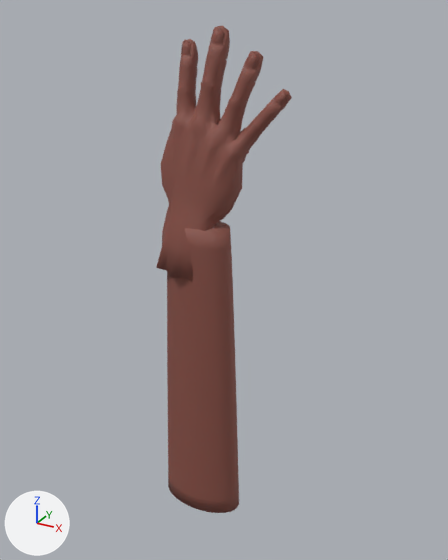
What one commit did to the Blender file public/models/source/hand-rig.blend.
Camera for both pictures: a camera (50 mm lens) standing at (226.0, -431.0, 82.0) and looking at (-9.0, -5.0, -131.0). Every picture has the same lights, and +X, +Y and +Z are marked at lower left. The first picture is the older version.

Names of what the first picture shows: 'Hand'.
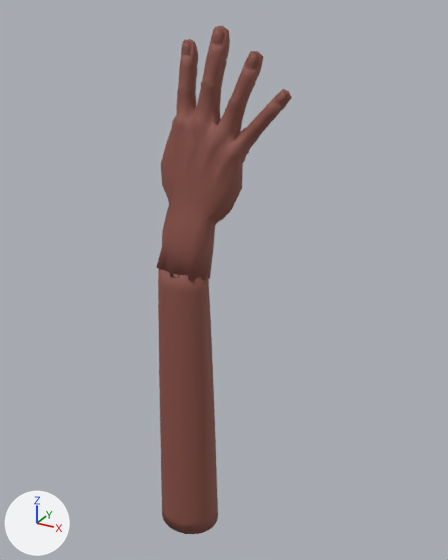
Location of each change, [x1, y1, x2, y2] in pixels of the pictures (448 x 560 px; the box of a moved part takes in the faces that stretch with it):
'Hand', reshaped: before [156, 26, 292, 513]; after [156, 26, 292, 534]
part 1 of me_handmesh, moved or reshaped: before [167, 221, 239, 513]; after [158, 268, 218, 534]

What the commit changed:
me_handmesh is used by ob_hand; location (0.0, 0.0, 0.0).
me_handmesh had 1674 vertices, 1702 faces and spanned x -69.0..50.0, y -51.0..27.0, z -349.0..70.0.
me_handmesh now has 1674 vertices, 1702 faces and spans x -69.0..50.0, y -60.0..27.0, z -377.0..70.0.
me_handmesh part 1: 572 of 1674 vertices moved; they spanned x -56.0..20.0, y -50.0..-9.0, z -349.0..-75.0 and now span x -59.0..-2.0, y -60.0..-9.0, z -377.0..-113.0; mean shift (-13.0, -5.0, -33.0); largest move (10.0, -30.0, -75.0) -> (-9.0, -34.0, -113.0).
